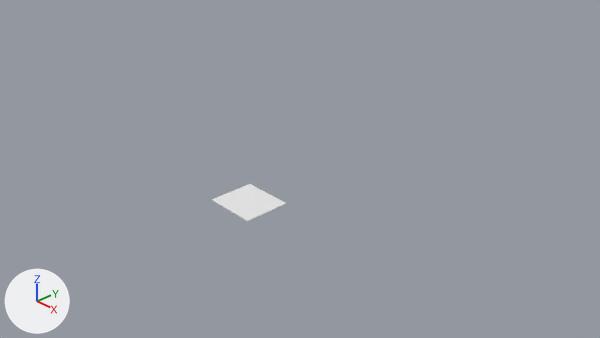
Renders of the Blender file AirPlanes/LandingStrip/landingStrip.blend from each side of a commit.
One viewpoint serves both versions: the file's camera 'Camera'. Every picture has the same lights, and +X, +Y and +Z are marked at lower left.

Script lines for the objects in view, before the commit:
```python
me_cube = bpy.data.meshes.new('Cube')
me_cube.from_pydata(...)  # a box spanning x -1.0..1.0, y -1.0..1.0, z -1.0..1.0
me_cube.materials.append(mat_material)  # white #e7e7e7
ob_p = bpy.data.objects.new('p', me_cube)
ob_p.location = (-0.03, -0.59, 0.0)
ob_p.scale = (0.475, 0.416, 0.00495)
```
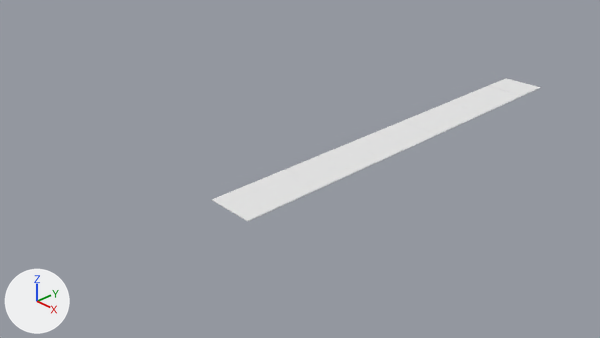
Boxes [x1, y1, x2, y2] around the edits, measured in the pictures (600 x 338 px):
'p.001', added: after [251, 169, 322, 203]
'p.002', added: after [286, 156, 355, 187]
'p.003', added: after [319, 144, 385, 172]
'p.004', added: after [348, 132, 412, 159]
'p.005', added: after [376, 122, 438, 146]
'p.006', added: after [401, 112, 461, 134]
'p.007', added: after [425, 103, 483, 124]
'p.008', added: after [447, 94, 503, 114]
'p.009', added: after [469, 86, 522, 105]
'p.010', added: after [488, 78, 541, 96]

What the commit changed:
Object 'p.001' (ob_p_001) is new; it shows a copy of the mesh of ob_p.
Its location is (-0.03, 0.24, 0.0).
Its scale is (0.475, 0.416, 0.00495).
Object 'p.002' (ob_p_002) is new; it shows a copy of the mesh of ob_p.
Its location is (-0.03, 1.07, 0.0).
Its scale is (0.475, 0.416, 0.00495).
Object 'p.003' (ob_p_003) is new; it shows a copy of the mesh of ob_p.
Its location is (-0.03, 1.91, 0.0).
Its scale is (0.475, 0.416, 0.00495).
Object 'p.004' (ob_p_004) is new; it shows a copy of the mesh of ob_p.
Its location is (-0.03, 2.74, 0.0).
Its scale is (0.475, 0.416, 0.00495).
Object 'p.005' (ob_p_005) is new; it shows a copy of the mesh of ob_p.
Its location is (-0.03, 3.58, 0.0).
Its scale is (0.475, 0.416, 0.00495).
Object 'p.006' (ob_p_006) is new; it shows a copy of the mesh of ob_p.
Its location is (-0.03, 4.41, 0.0).
Its scale is (0.475, 0.416, 0.00495).
Object 'p.007' (ob_p_007) is new; it shows a copy of the mesh of ob_p.
Its location is (-0.03, 5.25, 0.0).
Its scale is (0.475, 0.416, 0.00495).
Object 'p.008' (ob_p_008) is new; it shows a copy of the mesh of ob_p.
Its location is (-0.03, 6.08, 0.0).
Its scale is (0.475, 0.416, 0.00495).
Object 'p.009' (ob_p_009) is new; it shows a copy of the mesh of ob_p.
Its location is (-0.03, 6.92, 0.0).
Its scale is (0.475, 0.416, 0.00495).
Object 'p.010' (ob_p_010) is new; it shows a copy of the mesh of ob_p.
Its location is (-0.03, 7.77, 0.0).
Its scale is (0.475, 0.416, 0.00495).
